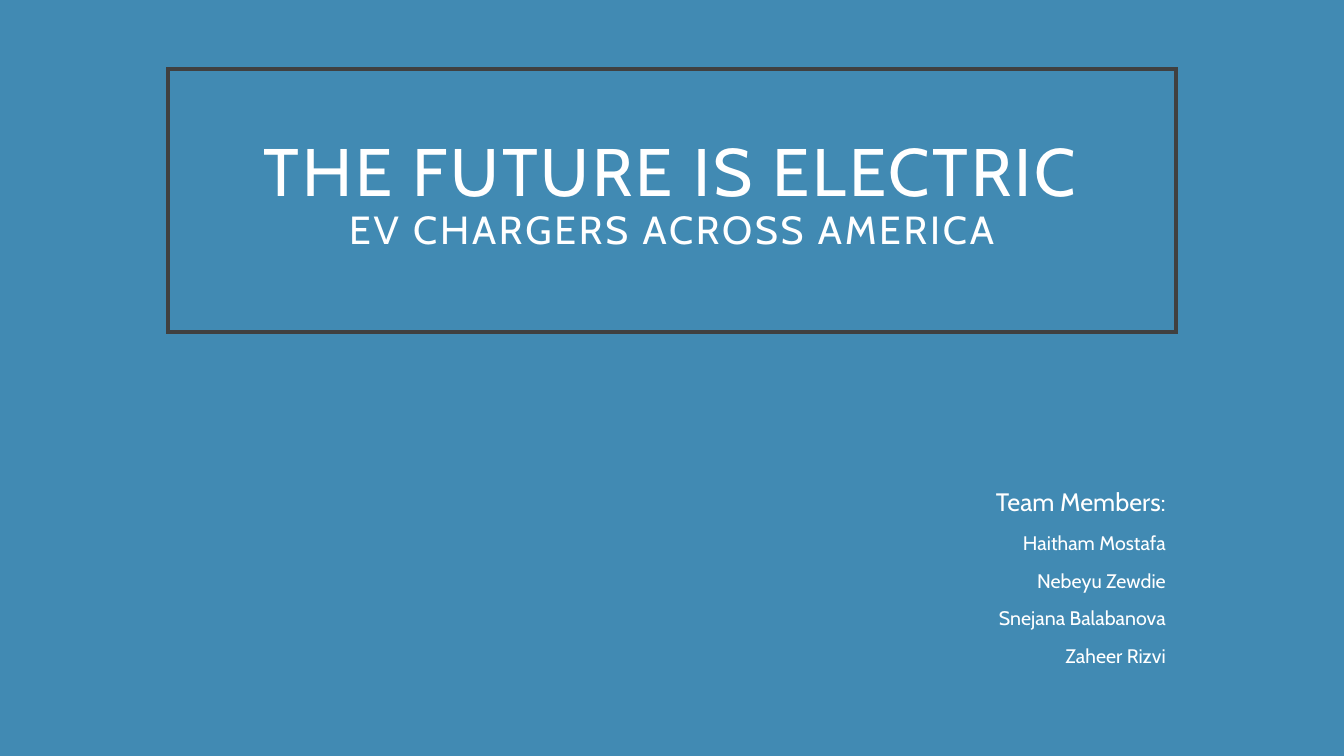
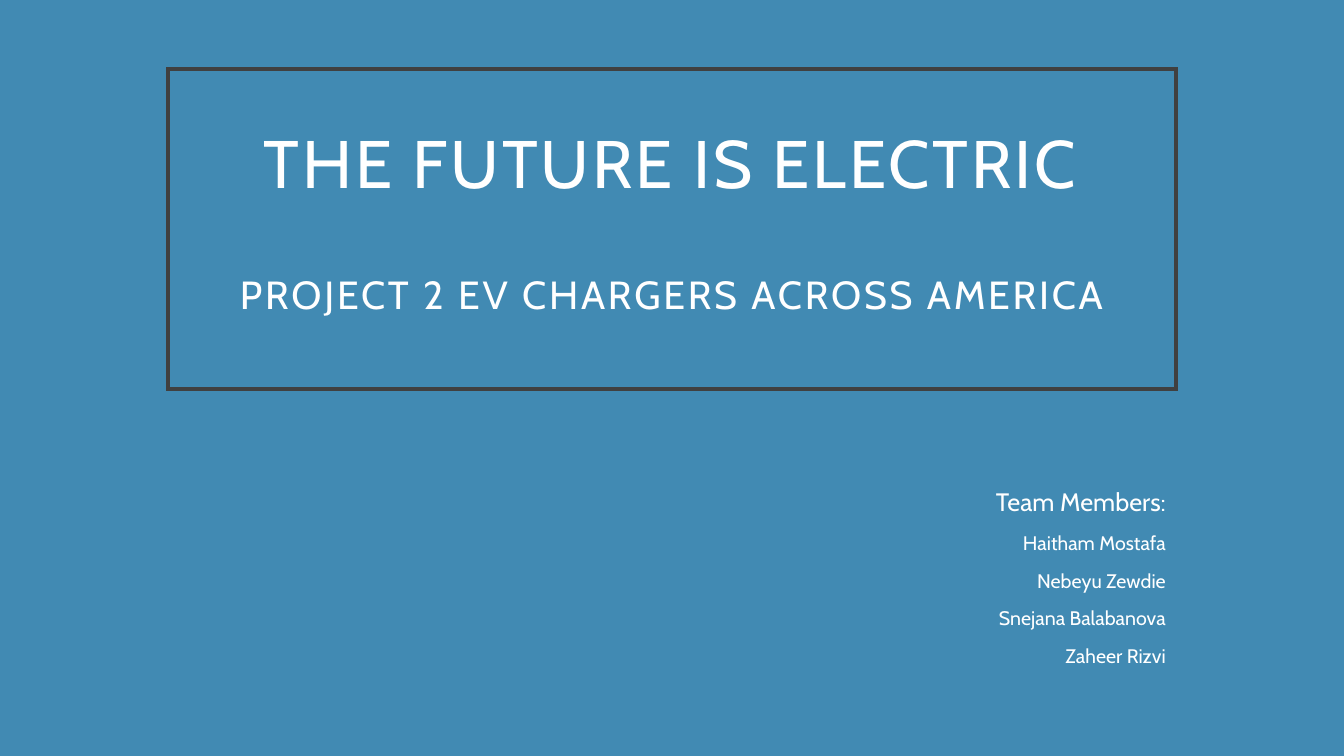
Before and after one commit to zhr47/P2_EV_Chargers, a slide deck: slide 1 of Project2 EV Chargers.pptx. Drawn at 1344x756 pixels with LibreOffice and Linux fonts; fonts in the diff are those of the drawing. Boxes give left, top, right and bottom in pixels: in the first picture for what was removed or moved away, otherwise in the second. Text is boxed around its words. In the diff, an @@ line names an element or a change of style, - is before the commit and + after.

```diff
--- a/Project2 EV Chargers.pptx
+++ b/Project2 EV Chargers.pptx
@@ title "THE FUTURE IS ELECTRIC PROJECT ..." resized from (x1=168, y1=69, x2=1177, y2=332) to (x1=168, y1=69, x2=1177, y2=389) @@
@@ title at (x1=240, y1=140, x2=1103, y2=316): text changed @@
-THE FUTURE IS ELECTRIC
-EV CHARGERS ACROSS AMERICA
+THE FUTURE IS ELECTRIC
+PROJECT 2 EV CHARGERS ACROSS AMERICA
```
Also in this commit, not shown: 2 other files.
